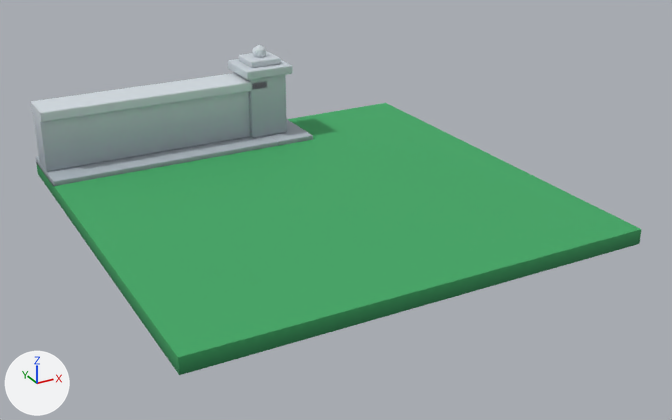
The glTF model modelos/parque/losetas/muro_fin.glb as it was, and as the next commit left it.
The view is the same before and after, from a camera (50 mm lens) standing at (-5.32, -10.33, 5.03) and looking at (0.12, -0.43, 0.08). Arrows for +X, +Y and +Z are at lower left; the lights stay in place. The first picture is the older version.

Names of what the first picture shows: 'muro_fin'.
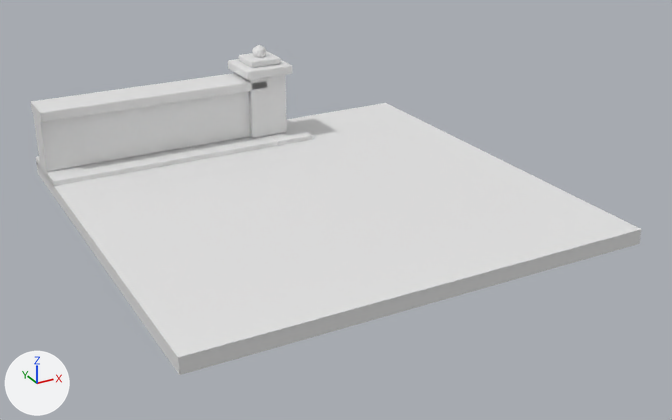
Patch to the scene script:
```diff
--- a/modelos/parque/losetas/muro_fin.glb.py
+++ b/modelos/parque/losetas/muro_fin.glb.py
@@ me_muro_fin @@
 me_muro_fin.from_pydata(...)  # 452 vertices, 880 faces; spans x -3.0..3.0, y -3.0..3.0, z 0.0..1.63
-me_muro_fin.materials.append(mat_parque)
```

Pixel boxes (x1, y1, x2, y2) of what changed, in the pictures (672 x 420 px):
'muro_fin', recoloured (green to white)
    both: (31, 45, 641, 375)
